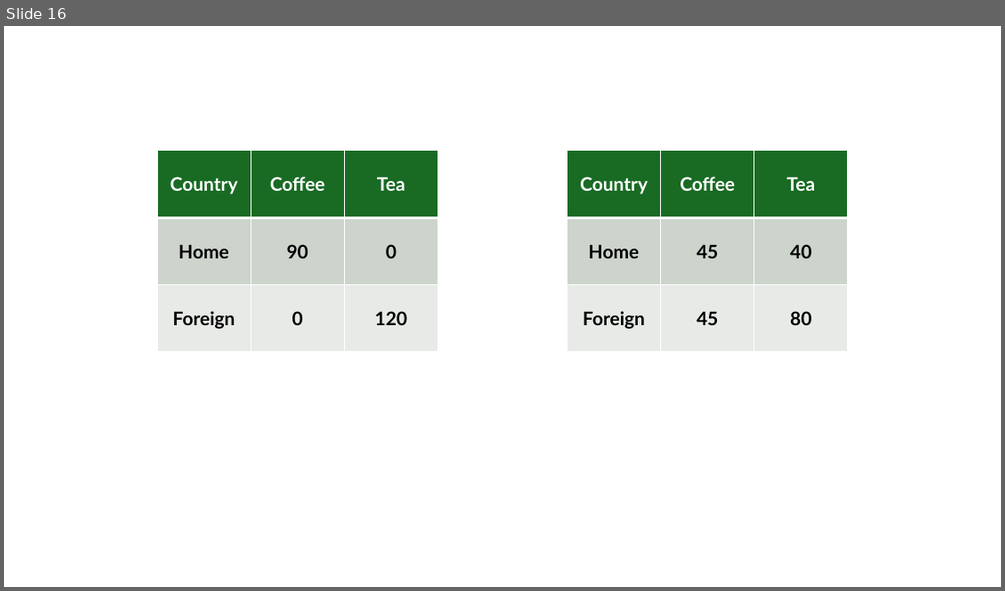
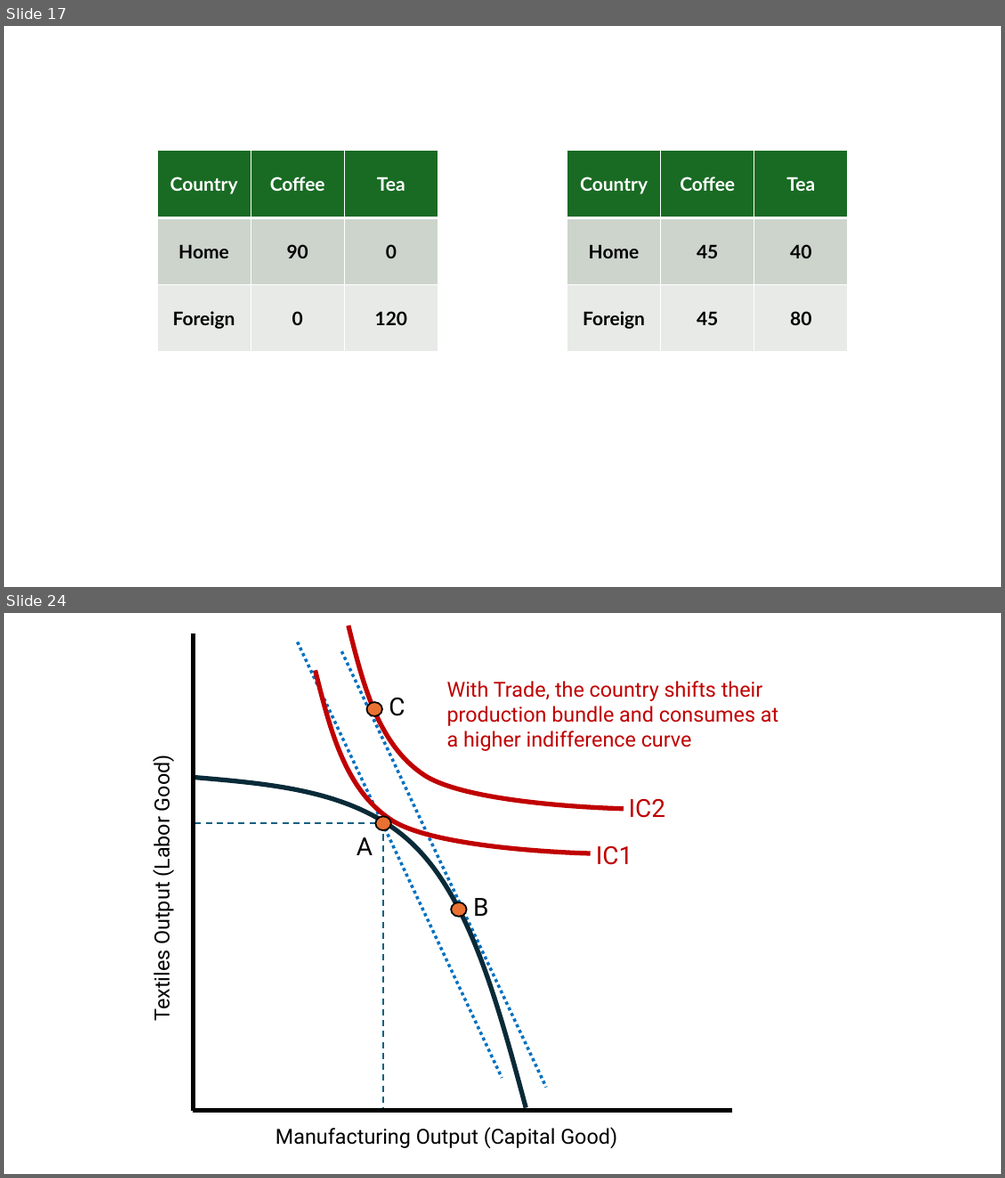
Before and after one commit to jrojas1003/EC-380-Intl-Econ-Issues, a slide deck: Slides/graph-creator.pptx. Shown one above the other, each under a label of ours: slide 16 before the commit, slides 17 and 24 after it; the slides between them are not shown. The pictures are 1005x591 and 1005x1178 pixels, drawn with LibreOffice and Linux fonts; fonts in the diff are those of the drawing. Boxes give left, top, right and bottom in pixels: in the first picture for what was removed or moved away, otherwise in the second. Text is boxed around its words. In the diff, an @@ line names an element or a change of style, - is before the commit and + after.

```diff
--- a/Slides/graph-creator.pptx
+++ b/Slides/graph-creator.pptx
@@ slide 24 added at (4, 613, 1001, 1174), background #FFFFFF @@
@@ line added from (194, 633) to (194, 1111), #000000 4.5 pt @@
@@ freeform shape added at (316, 627, 591, 897), outline #C00000 4.5 pt @@
@@ freeform shape added at (348, 613, 623, 852), outline #C00000 4.5 pt @@
@@ line added from (297, 642) to (502, 1078), #0070C0 3 pt dashed @@
@@ line added from (342, 651) to (546, 1087), #0070C0 3 pt dashed @@
@@ text added at (447, 681, 778, 751), 20 pt, text #C00000 @@
+With Trade, the country shifts their production bundle and consumes at a higher indifference curve
@@ ellipse added at (367, 702, 382, 716), fill #E97132, outline #000000 1.5 pt @@
@@ text added at (388, 698, 404, 716), 24 pt, text #000000 @@
+C
@@ text added at (147, 760, 175, 1019), 20 pt, text #000000 @@
+Textiles Output (Labor Good)
@@ freeform shape added at (194, 778, 526, 1108), outline #092A39 4.5 pt @@
@@ text added at (629, 798, 666, 818), 24 pt, text #C00000 @@
+IC2
@@ line added from (194, 823) to (383, 823), #156082 1.5 pt dashed @@
@@ ellipse added at (376, 817, 391, 831), fill #E97132, outline #000000 1.5 pt @@
@@ line added from (383, 823) to (383, 1111), #156082 1.5 pt dashed @@
@@ text added at (356, 837, 372, 855), 24 pt, text #000000 @@
+A
@@ text added at (596, 846, 633, 865), 24 pt, text #C00000 @@
+IC1
@@ ellipse added at (451, 902, 467, 916), fill #E97132, outline #000000 1.5 pt @@
@@ text added at (473, 898, 488, 916), 24 pt, text #000000 @@
+B
@@ line added from (732, 1111) to (193, 1111), #000000 4.5 pt @@
@@ text added at (275, 1127, 617, 1148), 20 pt, text #000000 @@
+Manufacturing Output (Capital Good)
@@ what was slide 16 is now slide 17 @@
```
Also in this commit, not shown: 8 other slides added.
